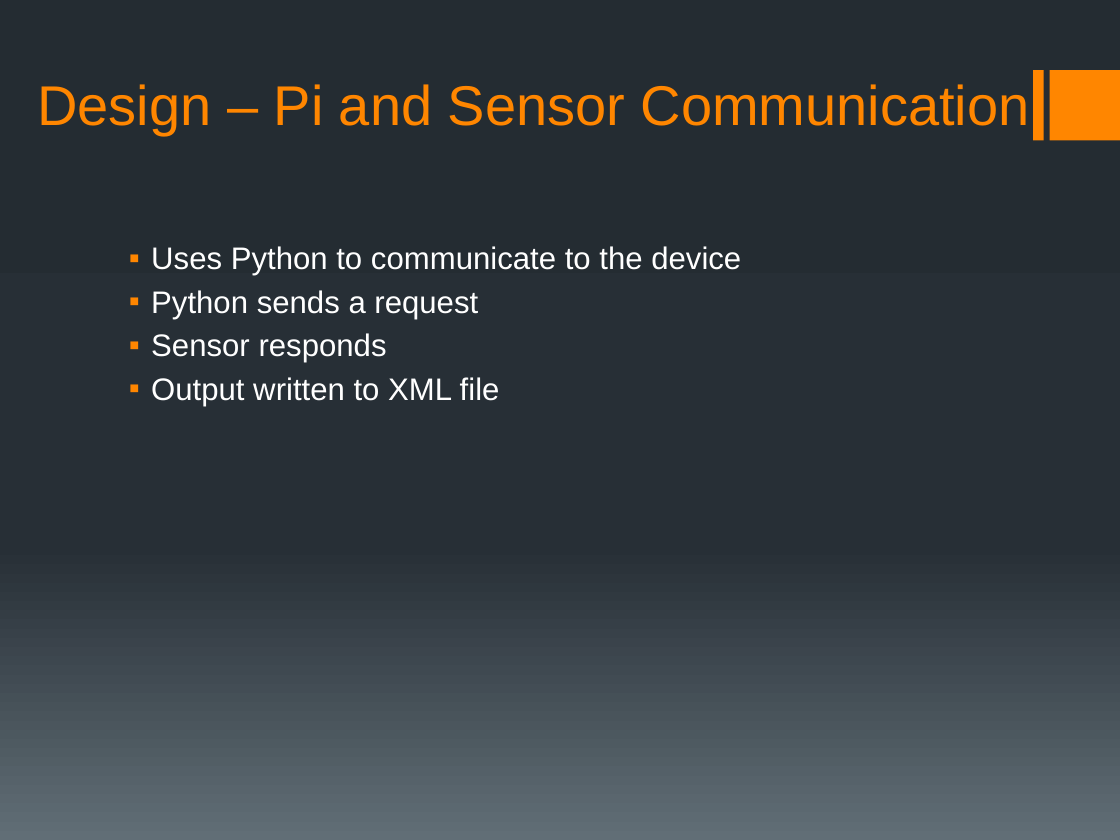
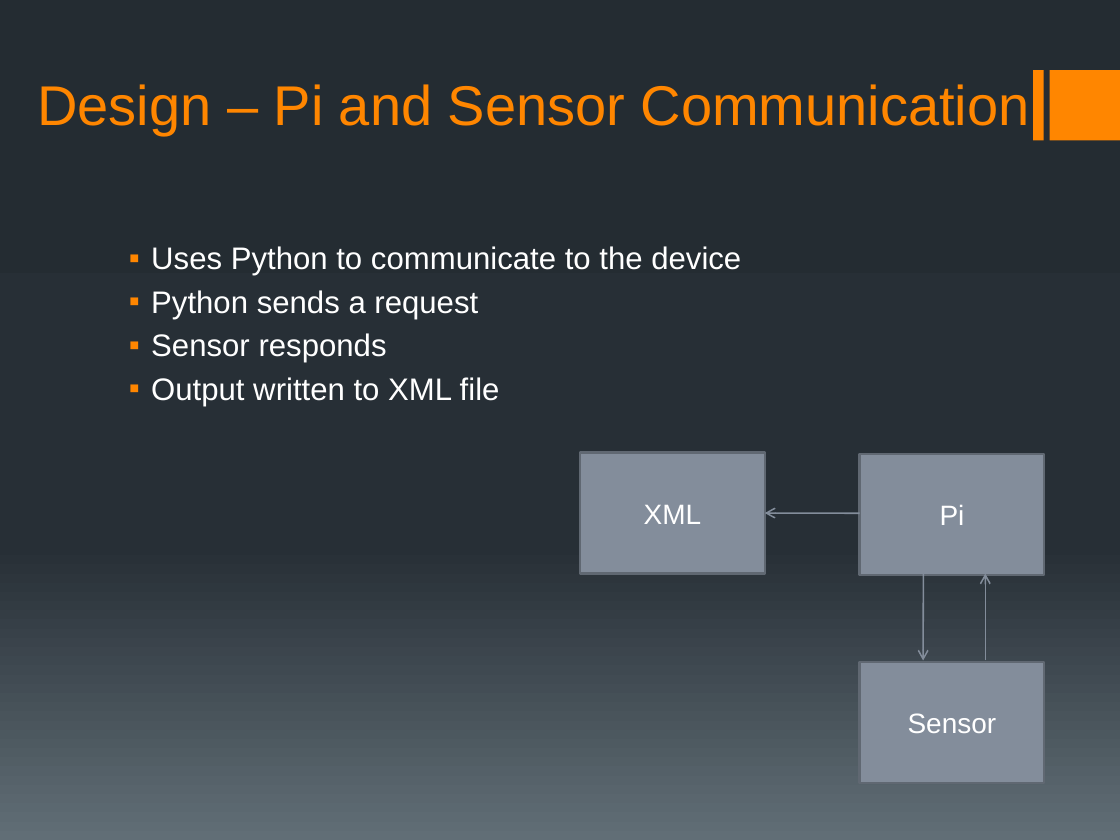
Before and after one commit to Saurutobi/Team3.14, a slide deck: slide 16 of Docs/Presentation/SeniorDesignPresentation.pptx (slide 13 before the commit). Drawn at 1120x840 pixels with LibreOffice and Linux fonts; fonts in the diff are those of the drawing. Boxes give left, top, right and bottom in pixels: in the first picture for what was removed or moved away, otherwise in the second. Text is boxed around its words. In the diff, an @@ line names an element or a change of style, - is before the commit and + after.

```diff
--- a/Docs/Presentation/SeniorDesignPresentation.pptx
+++ b/Docs/Presentation/SeniorDesignPresentation.pptx
@@ rectangle added at [580,452,765,573], fill #838D9B, outline #616873 1.5 pt, 18 pt, text #FFFFFF @@
+XML
@@ rectangle added at [860,454,1045,575], fill #838D9B, outline #616873 1.5 pt, 18 pt, text #FFFFFF @@
+Pi
@@ arrow added from (860, 513) to (765, 513), #838D9B 1 pt @@
@@ arrow added from (923, 573) to (923, 661), #838D9B 1 pt @@
@@ arrow added from (986, 661) to (986, 573), #838D9B 1 pt @@
@@ rectangle added at [860,662,1045,783], fill #838D9B, outline #616873 1.5 pt, 18 pt, text #FFFFFF @@
+Sensor
```
Also in this commit, not shown: 5 other slides changed, 19 slides added, 3 slides removed.
